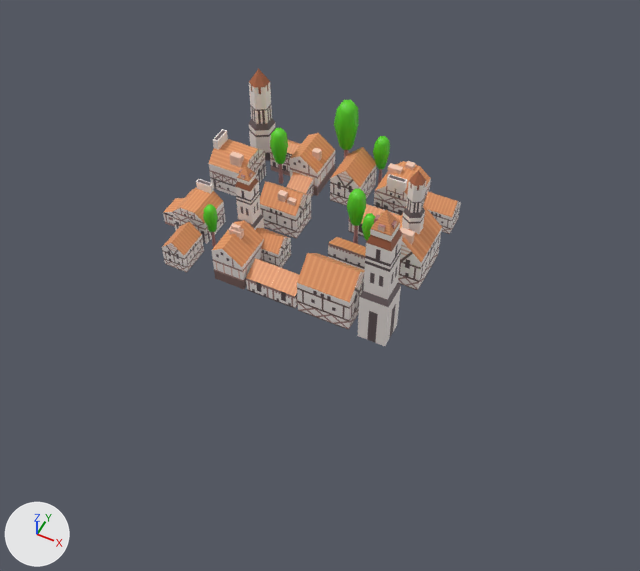
A saved change to the FBX model Assets/Art_New/Models/District.fbx.
One viewpoint serves both versions: a camera (50 mm lens) standing at (35.2, -80.9, 50.3) and looking at (15.8, -42.1, 1.9). The lights are fixed; the arrows at lower left show +X, +Y and +Z. Where no turn or scale is listed for an object, it has been applied to the vertices.
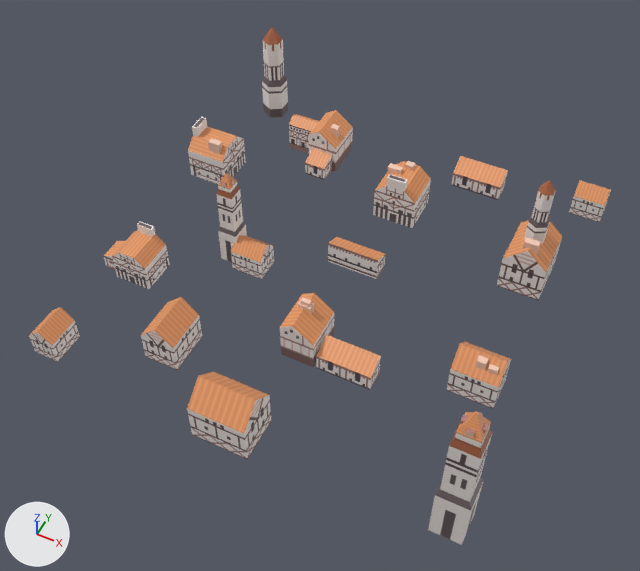
The change, as a diff of the scene's bpy script:
```diff
--- a/Assets/Art_New/Models/District.fbx.py
+++ b/Assets/Art_New/Models/District.fbx.py
@@ me_cube_052 @@
-me_cube_052.from_pydata(...)  # 674 vertices, 510 faces; spans x -11.3..10.2, y -8.6..8.4, z 0.0..12.3
+me_cube_052.from_pydata(...)  # 566 vertices, 335 faces; spans x -12.8..20.8, y -21.1..13.9, z 0.0..12.3
+# me_cube_052 part 1: the loose piece of 10 vertices spanning x 7.6..10.2, y 4.6..6.6, z 0.0..2.8 is moved by (10.6, 6.8, 0.0)
+# me_cube_052 part 2: the loose piece of 10 vertices spanning x -6.7..-3.9, y 5.1..6.7, z 0.0..3.0 is moved by (0.0, 3.5, 0.0)
+# me_cube_052 part 3: the loose piece of 10 vertices spanning x -4.1..-1.5, y 3.9..7.3, z 0.0..3.8 is moved by (0.0, 3.5, 0.0)
+# me_cube_052 part 4: the loose piece of 10 vertices spanning x -0.3..2.3, y 3.9..7.3, z 0.0..3.8 is moved by (-4.6, -20.9, 0.0)
+# me_cube_052 part 5: the loose piece of 8 vertices spanning x 4.8..6.9, y 1.2..2.7, z 0.0..2.1 is moved by (3.4, 9.1, 0.0)
+# me_cube_052 part 6: the loose piece of 25 vertices spanning x -9.3..-7.3, y 5.6..7.9, z 0.0..9.0 is moved by (-2.0, 6.0, 0.0)
+# me_cube_052 part 7: the loose piece of 8 vertices spanning x -8.3..-7.2, y 1.2..1.7, z 2.8..4.0 is moved by (-2.4, 0.7, 0.0)
+# me_cube_052 part 8: the loose piece of 8 vertices spanning x 8.3..9.7, y -7.5..-7.1, z 10.9..11.4 is moved by (10.4, -12.0, 0.0)
+# me_cube_052 part 9: the loose piece of 25 vertices spanning x 7.9..10.1, y -8.4..-6.2, z 0.0..12.3 is moved by (10.4, -12.0, 0.0)
+# me_cube_052 part 10: the loose piece of 8 vertices spanning x 8.8..9.2, y -8.0..-6.6, z 10.9..11.4 is moved by (10.4, -12.0, 0.0)
+# me_cube_052 part 11: the loose piece of 10 vertices spanning x -4.2..-0.8, y -1.5..1.2, z 0.0..3.8 is moved by (19.8, -8.6, 0.0)
+# me_cube_052 part 12: the loose piece of 8 vertices spanning x -3.8..-1.9, y 2.5..3.8, z 0.0..1.9 is moved by (0.0, 3.5, 0.0)
+# me_cube_052 part 13: the loose piece of 8 vertices spanning x 2.7..4.8, y 1.2..2.7, z 0.0..2.1 is moved by (7.6, 9.1, 0.0)
+# me_cube_052 part 14: the loose piece of 18 vertices spanning x -10.2..-6.7, y 0.7..4.3, z 0.0..4.5 is moved by (-2.4, 0.7, 0.0)
+# me_cube_052 part 15: the loose piece of 10 vertices spanning x 6.9..10.2, y -2.3..2.0, z 0.0..4.7 is moved by (8.6, 3.2, 0.0)
+# me_cube_052 part 16: the loose piece of 25 vertices spanning x 7.8..9.2, y -0.9..0.7, z 3.1..9.8 is moved by (8.6, 3.2, 0.0)
+# me_cube_052 part 17: the loose piece of 8 vertices spanning x -4.0..-3.0, y -4.1..-3.8, z 7.7..8.0 is moved by (-0.8, -1.3, 0.0)
+# me_cube_052 part 18: the loose piece of 25 vertices spanning x -4.3..-2.7, y -4.7..-3.2, z 0.0..8.7 is moved by (-0.8, -1.3, 0.0)
+# me_cube_052 part 19: the loose piece of 10 vertices spanning x -4.4..-1.8, y -8.2..-4.7, z 0.0..3.8 is moved by (8.1, -4.3, 0.0)
+# me_cube_052 part 20: the loose piece of 10 vertices spanning x -2.9..-0.3, y -5.3..-3.3, z 0.0..2.9 is moved by (-0.8, -1.3, 0.0)
+# me_cube_052 part 21: the loose piece of 18 vertices spanning x -10.0..-7.0, y -5.2..-2.3, z 0.0..3.8 is moved by (-1.4, -6.2, 0.0)
+# me_cube_052 part 22: the loose piece of 8 vertices spanning x -3.9..-2.9, y -6.4..-5.8, z 2.8..4.0 is moved by (8.1, -4.3, 0.0)
+# me_cube_052 part 23: the loose piece of 8 vertices spanning x -3.8..-3.1, y -6.3..-5.9, z 3.6..4.4 is moved by (8.1, -4.3, 0.0)
+# me_cube_052 part 24: the loose piece of 8 vertices spanning x -1.8..-1.2, y -0.9..-0.4, z 2.2..3.4 is moved by (18.9, -8.6, 0.3)
+# me_cube_052 part 25: the loose piece of 8 vertices spanning x -2.7..-2.0, y -0.9..-0.4, z 2.5..3.7 is moved by (20.6, -8.6, -0.3)
+# me_cube_052 part 26: the loose piece of 8 vertices spanning x -2.6..-1.9, y 5.0..5.5, z 2.5..3.7 is moved by (0.0, 3.5, 0.0)
+# me_cube_052 part 27: the loose piece of 8 vertices spanning x 8.0..9.1, y -1.8..-1.3, z 3.9..5.1 is moved by (8.6, 3.2, 0.0)
+# me_cube_052 part 28: the loose piece of 8 vertices spanning x -11.3..-10.0, y -4.7..-2.9, z 0.0..1.9 is moved by (-1.4, -6.2, 0.0)
+# me_cube_052 part 29: the loose piece of 10 vertices spanning x -8.8..-6.7, y -8.6..-6.0, z 0.0..2.9 is moved by (-3.6, -11.6, 0.0)
+# me_cube_052 part 30: 11 loose pieces with 134 vertices, spanning x -6.5..8.3, y -8.2..8.1, z 0.0..5.2, are deleted
+# me_cube_052 part 31: 16 vertices added at x 6.5..10.8, y -12.4..-10.8, z 0.0..2.1
+# me_cube_052 part 32: 10 vertices added at x 1.6..5.8, y -21.1..-17.8, z 0.0..4.7
 me_cube_052.materials.append(mat_ambient)
```

Pixel boxes (x1, y1, x2, y2) of what changed, in the pictures (640 x 571 px; the box of a moved part takes in the faces that stretch with it):
'Cube.048', reshaped (94% wider, 86% taller)
    before: (162, 68, 461, 346)
    after: (29, 27, 611, 545)
part 1 of me_cube_052, moved or reshaped
    before: (423, 192, 461, 234)
    after: (569, 180, 611, 222)
part 2 of me_cube_052, moved or reshaped
    before: (270, 140, 301, 176)
    after: (289, 114, 319, 153)
part 3 of me_cube_052, moved or reshaped
    before: (289, 133, 335, 196)
    after: (309, 110, 353, 172)
part 4 of me_cube_052, moved or reshaped
    before: (330, 147, 377, 206)
    after: (141, 297, 202, 370)
part 5 of me_cube_052, moved or reshaped
    before: (378, 209, 401, 220)
    after: (451, 156, 484, 192)
part 6 of me_cube_052, moved or reshaped
    before: (249, 68, 275, 161)
    after: (262, 27, 288, 117)
part 7 of me_cube_052, moved or reshaped
    before: (229, 151, 244, 167)
    after: (208, 138, 222, 154)
part 8 of me_cube_052, moved or reshaped
    before: (374, 215, 397, 229)
    after: (460, 414, 488, 434)
part 9 of me_cube_052, moved or reshaped
    before: (357, 209, 403, 346)
    after: (428, 412, 492, 545)
part 10 of me_cube_052, moved or reshaped
    before: (378, 214, 393, 232)
    after: (465, 411, 483, 438)
part 11 of me_cube_052, moved or reshaped
    before: (260, 181, 311, 239)
    after: (446, 341, 511, 409)
part 12 of me_cube_052, moved or reshaped
    before: (286, 172, 313, 197)
    after: (305, 148, 332, 180)
part 13 of me_cube_052, moved or reshaped
    before: (348, 204, 381, 237)
    after: (474, 163, 508, 200)
part 14 of me_cube_052, moved or reshaped
    before: (208, 129, 266, 196)
    after: (188, 117, 246, 184)
part 15 of me_cube_052, moved or reshaped
    before: (398, 206, 442, 290)
    after: (497, 220, 562, 300)
part 16 of me_cube_052, moved or reshaped
    before: (402, 170, 426, 234)
    after: (524, 180, 556, 244)
part 17 of me_cube_052, moved or reshaped
    before: (239, 169, 253, 178)
    after: (220, 176, 234, 185)
part 18 of me_cube_052, moved or reshaped
    before: (235, 165, 264, 230)
    after: (216, 173, 247, 262)
part 19 of me_cube_052, moved or reshaped
    before: (211, 220, 264, 289)
    after: (280, 293, 334, 367)
part 20 of me_cube_052, moved or reshaped
    before: (256, 228, 291, 268)
    after: (231, 235, 274, 279)
part 21 of me_cube_052, moved or reshaped
    before: (172, 179, 226, 244)
    after: (112, 222, 170, 289)
part 22 of me_cube_052, moved or reshaped
    before: (228, 226, 244, 240)
    after: (298, 301, 314, 315)
part 23 of me_cube_052, moved or reshaped
    before: (231, 223, 241, 232)
    after: (300, 297, 311, 307)
part 24 of me_cube_052, moved or reshaped
    before: (287, 197, 297, 206)
    after: (475, 355, 489, 370)
